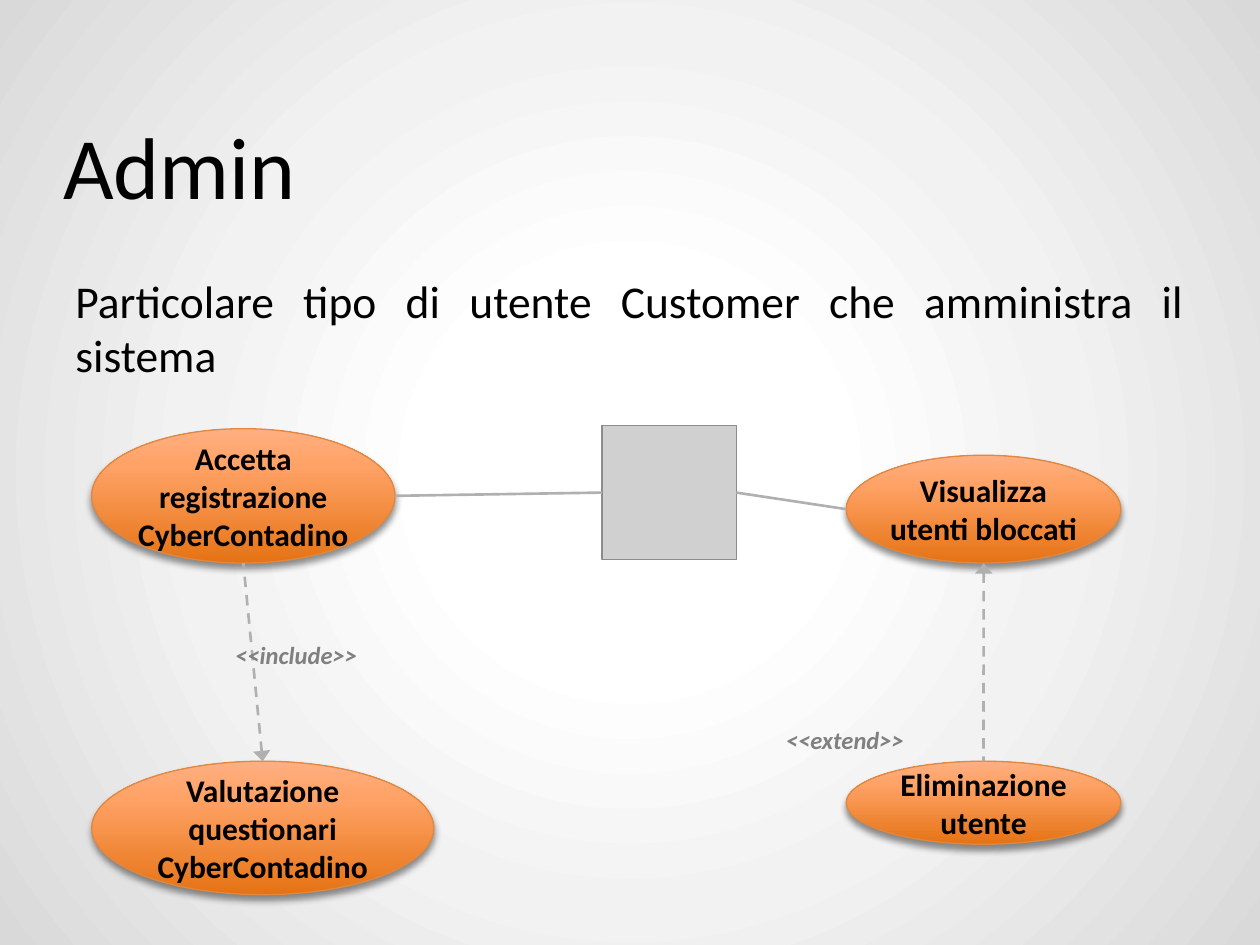
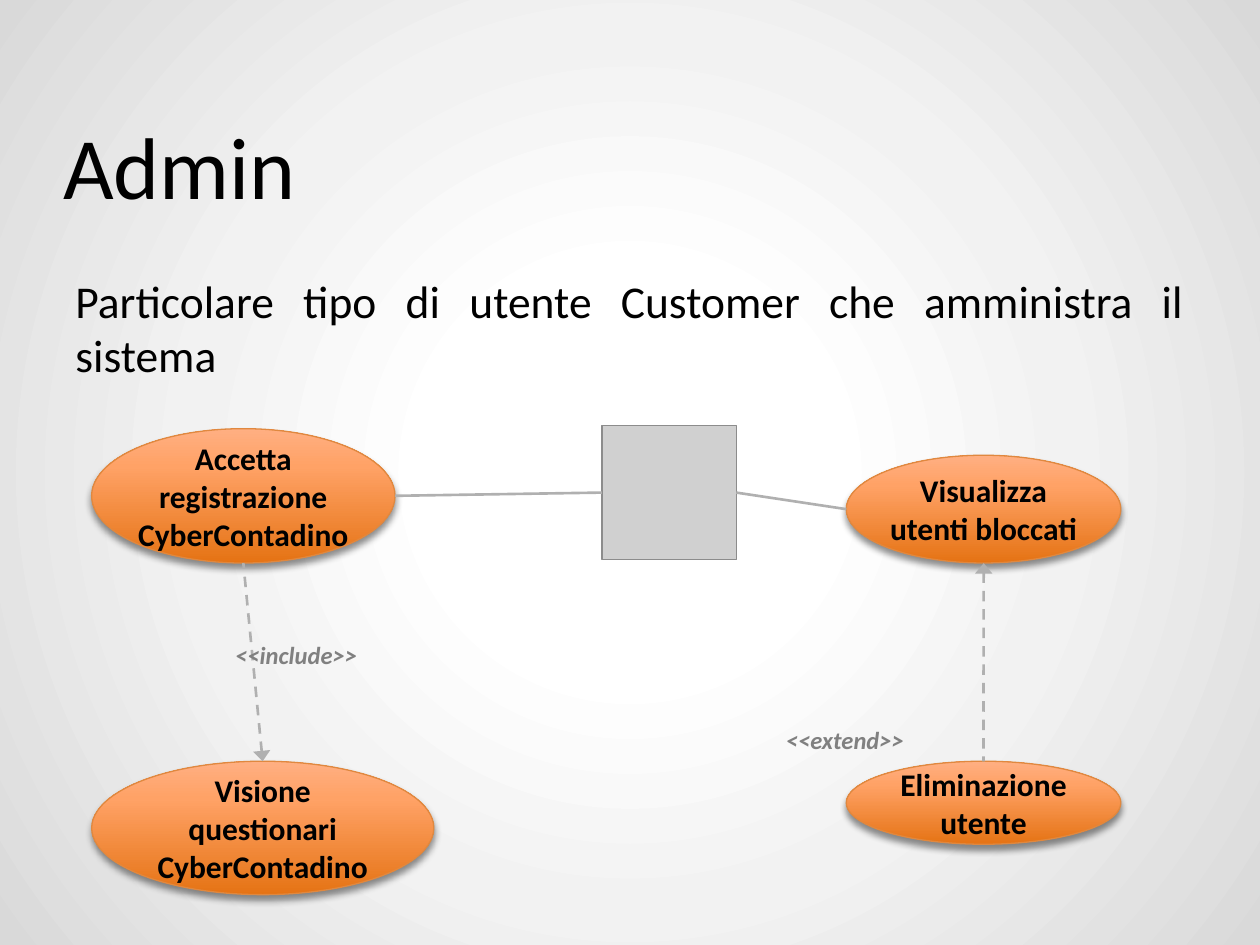
Before and after one commit to ZhangUranus/amicidelgas, a slide deck: slide 22 of SeamAmiciDelGas/risorse_gassose/presentazione_demo/SeamAmiciDelGas.pptx. Drawn at 1260x945 pixels with LibreOffice and Linux fonts; fonts in the diff are those of the drawing; grey boxes stand for pictures; background and template pictures are left out. Boxes give left, top, right and bottom in pixels: in the first picture for what was removed or moved away, otherwise in the second. Text is boxed around its words. In the diff, an @@ line names an element or a change of style, - is before the commit and + after.

```diff
--- a/SeamAmiciDelGas/risorse_gassose/presentazione_demo/SeamAmiciDelGas.pptx
+++ b/SeamAmiciDelGas/risorse_gassose/presentazione_demo/SeamAmiciDelGas.pptx
@@ text in ellipse at box(158, 780, 368, 885): text changed @@
-Valutazione questionari CyberContadino
+Visione questionari CyberContadino
```
Also in this commit, not shown: 16 other slides changed, 31 slides added, 2 slides removed.
